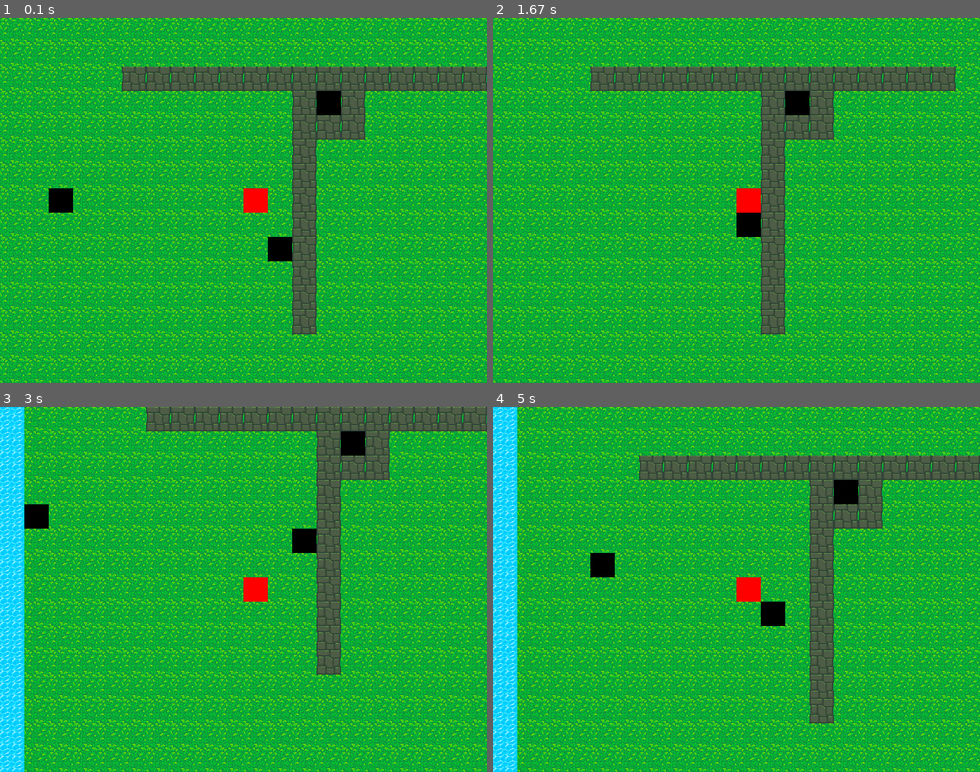
Above: before the commit, frames 1-4 (two rows, left to right).
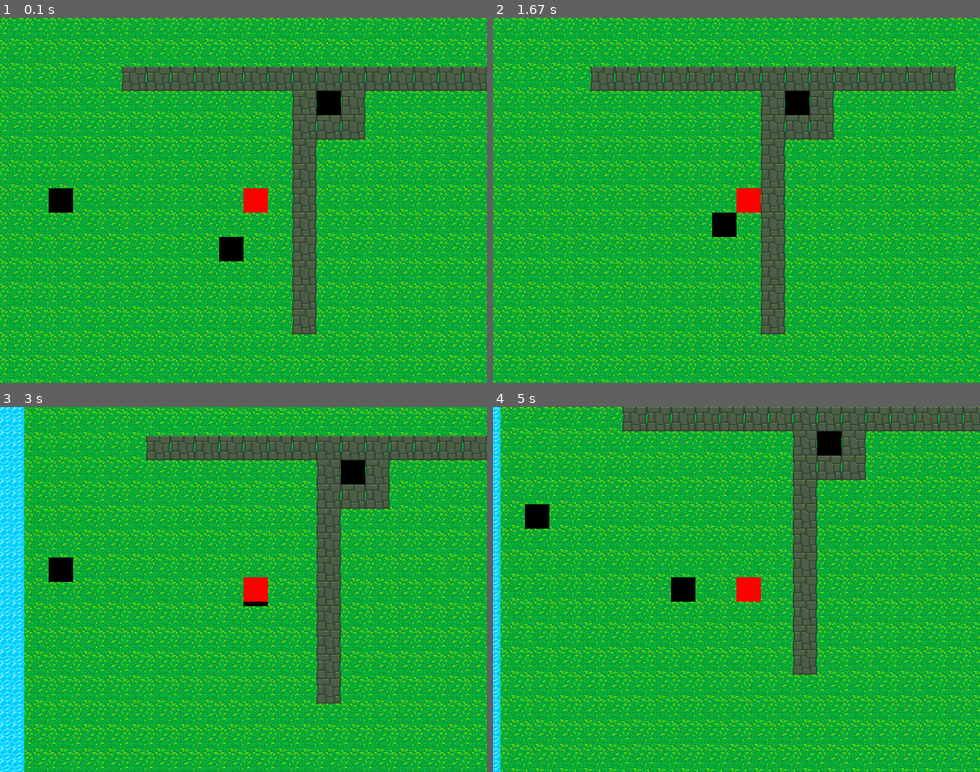
Above: after the commit, the same moments.

Repository: vieirafrancisco/game-dev
Game: pygame game, started from pygame/pokemon/run.py
The game is run twice, just before and just after one commit, with the same random seed, the same clock (stepped at 60 frames per second) and the same inputs.
Inputs:
- Up to frame 1 (0.1 s): no input
- Up to frame 2 (1.67 s): hold Right 0.33-0.8 s; hold Right 0.83-1.13 s; hold Right 1.17-1.63 s
- Up to frame 3 (3 s): hold Left 1.67-2.2 s; hold Down 2.23-2.53 s
- Up to frame 4 (5 s): hold Up 3-3.37 s; hold Right 3.4-4.03 s; hold Down 4.07-4.43 s; hold Left 4.47-4.93 s; hold Right from 4.97 s (still down)

The runs differ from the first frame. In frame 1, 0.7% of the frame differs, in the area x 45-60%, y 60-67%; in frame 2, 0.7%; in frame 3, 57%; in frame 4, 59%, in the area x 0-100%, y 0-100%.

Commit message:
add a probability based enemy random walk

Diff:
--- a/pygame/pokemon/game/entities/enemy.py
+++ b/pygame/pokemon/game/entities/enemy.py
@@ -25,25 +25,30 @@
     def move(self, tmap):
         if self.counter % self.velocity == 0:
             self.counter = 1
-            r = random.choice([UP, RIGHT, DOWN, LEFT])
-            x = self.posx
-            y = self.posy
-            if r == UP:
-                y -= 1
-            elif r == RIGHT:
-                x += 1
-            elif r == DOWN:
-                y += 1
-            elif r == LEFT:
-                x -= 1
-            is_solid_tile = tmap.get_tile(x, y).solid
-            entity = tmap.get_entity(x, y)
-            if entity:
-                is_solid_entity = entity.solid
-            else:
-                is_solid_entity = False
-            distance = euclidian_distance(x, y, self.respawn_posx, self.respawn_posy)
-            if not isinstance(entity, Player) and not is_solid_tile and not is_solid_entity and distance <= self.walk_range:
+            directions = []
+            for idx, (dx, dy) in enumerate(zip([0, 1, 0, -1], [-1, 0, 1, 0])):
+                x, y = (self.posx + dx, self.posy + dy)
+                is_solid_tile = tmap.get_tile(x, y).solid
+                entity = tmap.get_entity(x, y)
+                if entity:
+                    is_solid_entity = entity.solid
+                else:
+                    is_solid_entity = False
+                distance = euclidian_distance(x, y, self.respawn_posx, self.respawn_posy)
+                if not isinstance(entity, Player) and not is_solid_tile and not is_solid_entity and distance <= self.walk_range:
+                    directions.append(idx)
+            if directions != []:
+                direction = random.choice(directions)
+                x = self.posx
+                y = self.posy
+                if direction == UP:
+                    y -= 1
+                elif direction == RIGHT:
+                    x += 1
+                elif direction == DOWN:
+                    y += 1
+                elif direction == LEFT:
+                    x -= 1
                 old_pos = (self.posx, self.posy)
                 self.posx = x
                 self.posy = y
--- a/pygame/pokemon/game/entities/player.py
+++ b/pygame/pokemon/game/entities/player.py
@@ -17,7 +17,6 @@
     def move(self, m):
         keys = pygame.key.get_pressed()
         #print(self.dir, self.ismov, self.posx, self.posy)
-
         if keys[pygame.K_RIGHT] and not self.ismov:
             self.dir["RIGHT"] = 1
             self.ismov = True
@@ -30,12 +29,10 @@
         if keys[pygame.K_UP] and not self.ismov:
             self.dir["UP"] = 1
             self.ismov = True
-
         is_up = self.dir["UP"] and not self.iscollide(m, self.posx, self.posy-1)
         is_down = self.dir["DOWN"] and not self.iscollide(m, self.posx, self.posy+1)
         is_left = self.dir["LEFT"] and not self.iscollide(m, self.posx-1, self.posy)
         is_right = self.dir["RIGHT"] and not self.iscollide(m, self.posx+1, self.posy)
-
         if is_up:
             m.dy -= self.speed
         if is_down:
@@ -44,7 +41,6 @@
             m.dx -= self.speed
         if is_right:
             m.dx += self.speed
-
         if m.dx % TILE_SIZE == 0 and m.dy % TILE_SIZE == 0:
             old_pos = (self.posx, self.posy)
             if is_up:
Not shown, changed: pygame/pokemon/README.md
